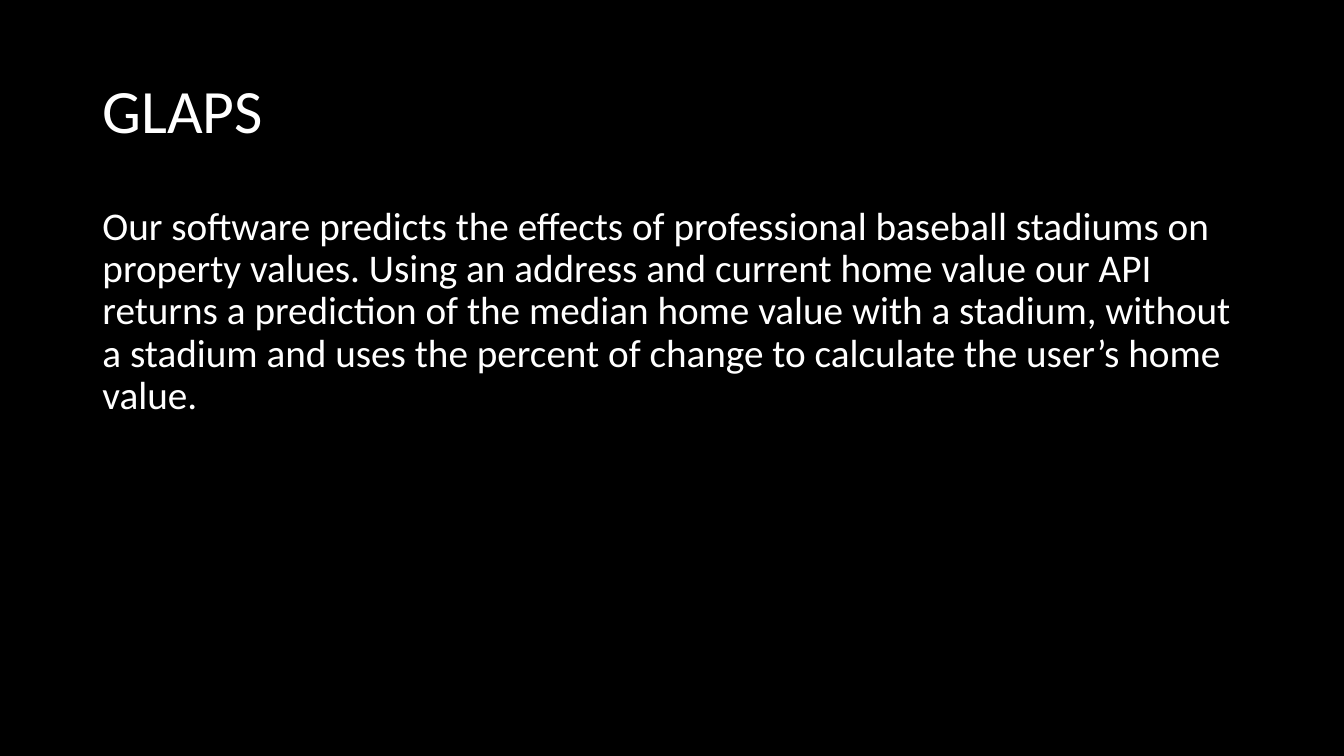
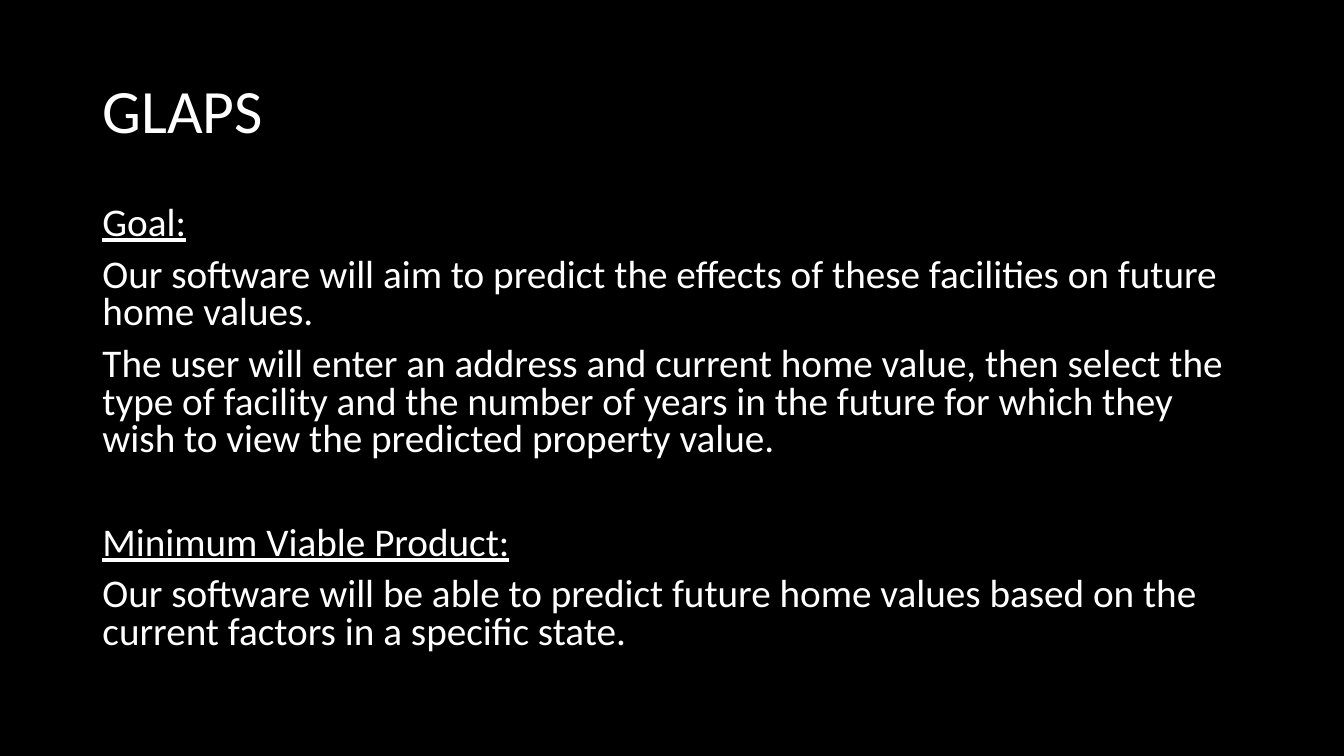
Before and after one commit to milsteam4144/GLAPS, a slide deck: slide 4 of Presentation/GLAPS Presentation.pptx. Drawn at 1344x756 pixels with LibreOffice and Linux fonts; fonts in the diff are those of the drawing. Boxes give left, top, right and bottom in pixels: in the first picture for what was removed or moved away, otherwise in the second. Text is boxed around its words. In the diff, an @@ line names an element or a change of style, - is before the commit and + after.

```diff
--- a/Presentation/GLAPS Presentation.pptx
+++ b/Presentation/GLAPS Presentation.pptx
@@ text at [102,208,1222,652]: text changed @@
-Our software predicts the effects of professional baseball stadiums on property values. Using an address and current home value our API returns a prediction of the median home value with a stadium, without a stadium and uses the percent of change to calculate the user’s home value.
+Goal:
+Our software will aim to predict the effects of these facilities on future home values.
+The user will enter an address and current home value, then select the type of facility and the number of years in the future for which they wish to view the predicted property value.
+Minimum Viable Product:
+Our software will be able to predict future home values based on the current factors in a specific state.
```
Also in this commit, not shown: 4 other slides changed, 1 slide added, 4 slides removed.
